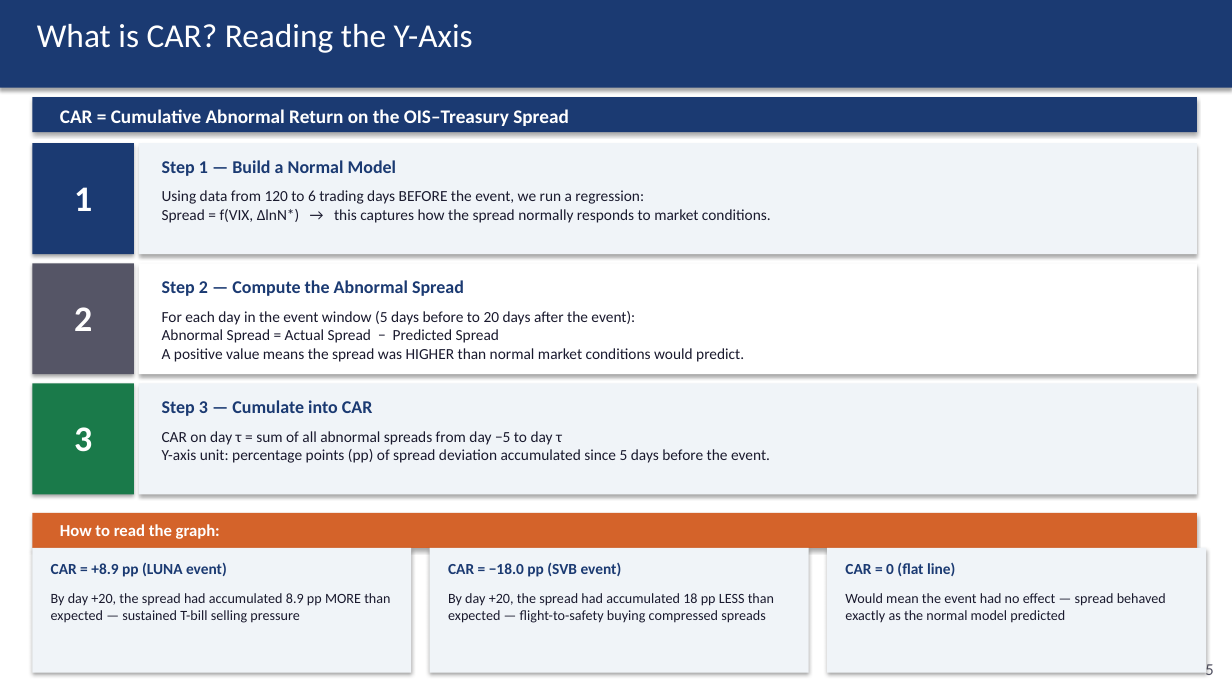
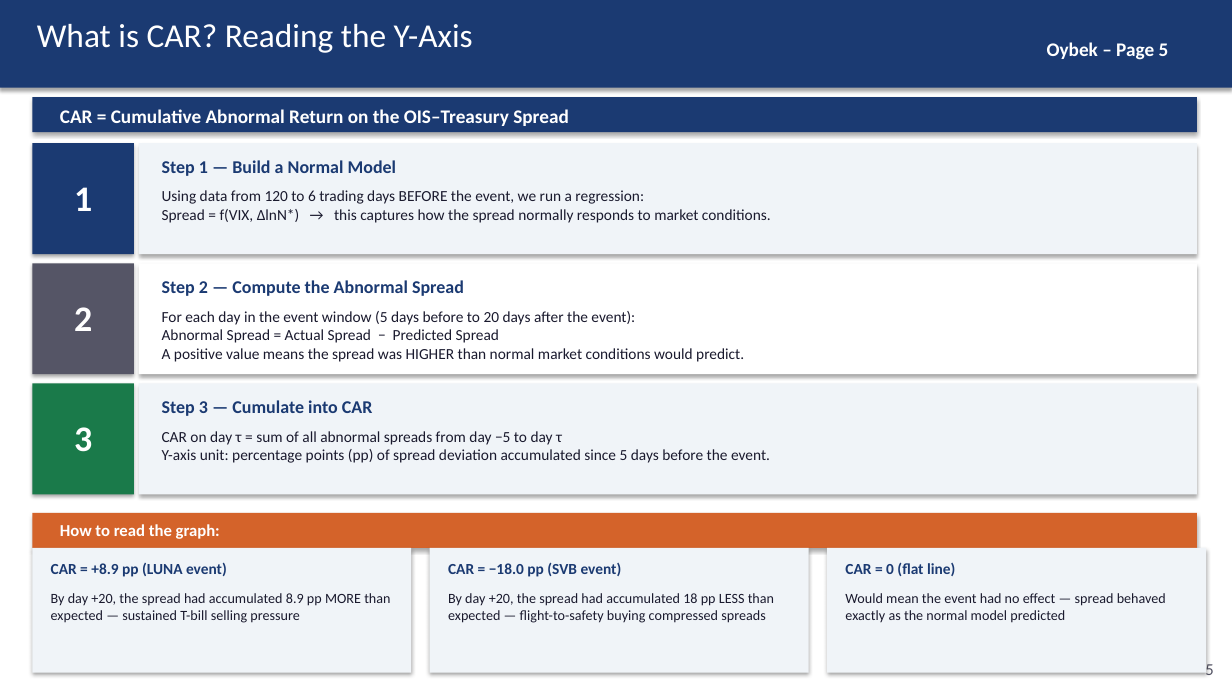
Before and after one commit to kimmireu0921/Stablecoins-and-the-Exorbitant-Privilege, a slide deck: slide 5 of presentations/0526_Stablecoin_Exorbitant_Privilege.pptx. Drawn at 1232x693 pixels with LibreOffice and Linux fonts; fonts in the diff are those of the drawing. Boxes give left, top, right and bottom in pixels: in the first picture for what was removed or moved away, otherwise in the second. Text is boxed around its words. In the diff, an @@ line names an element or a change of style, - is before the commit and + after.

```diff
--- a/presentations/0526_Stablecoin_Exorbitant_Privilege.pptx
+++ b/presentations/0526_Stablecoin_Exorbitant_Privilege.pptx
@@ text added at <box>1047,42,1169,60</box>, 15 pt, text #FFFFFF, bold @@
+Oybek – Page 5
```
Also in this commit, not shown: 7 other slides changed, 1 slide added.
